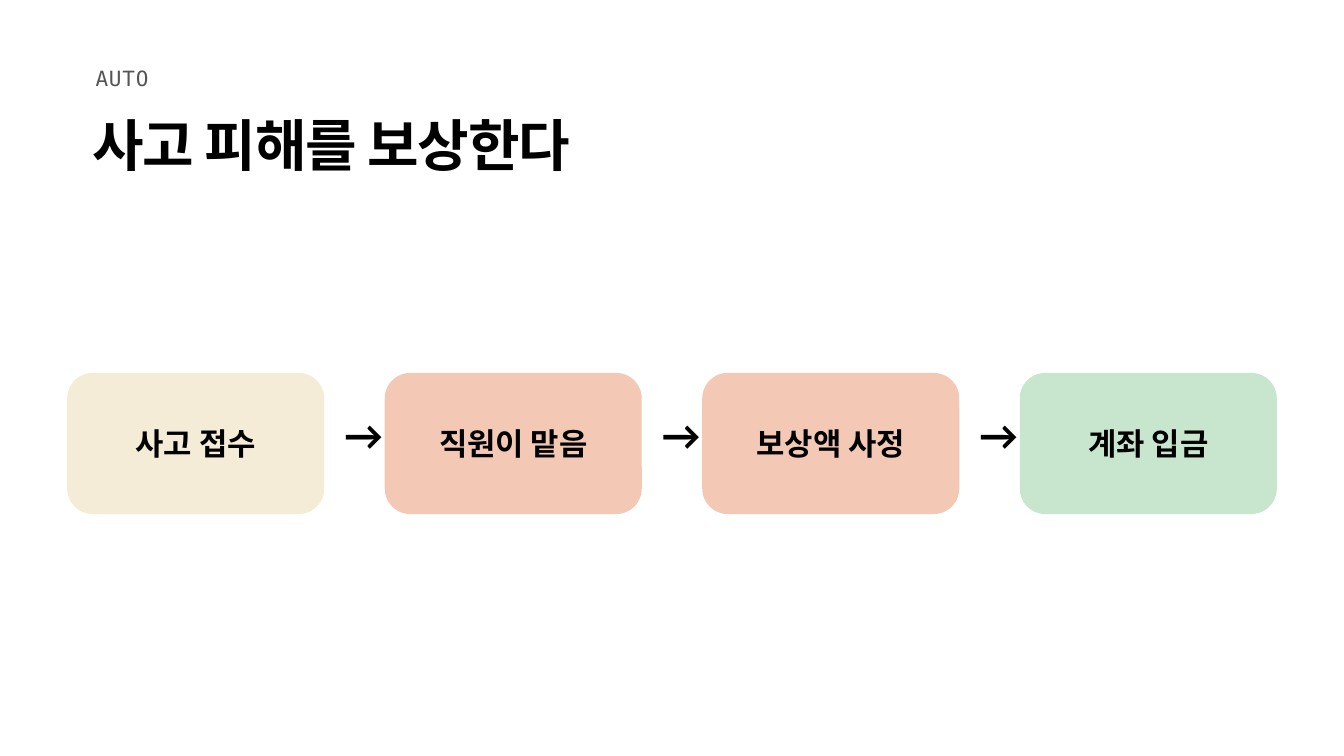
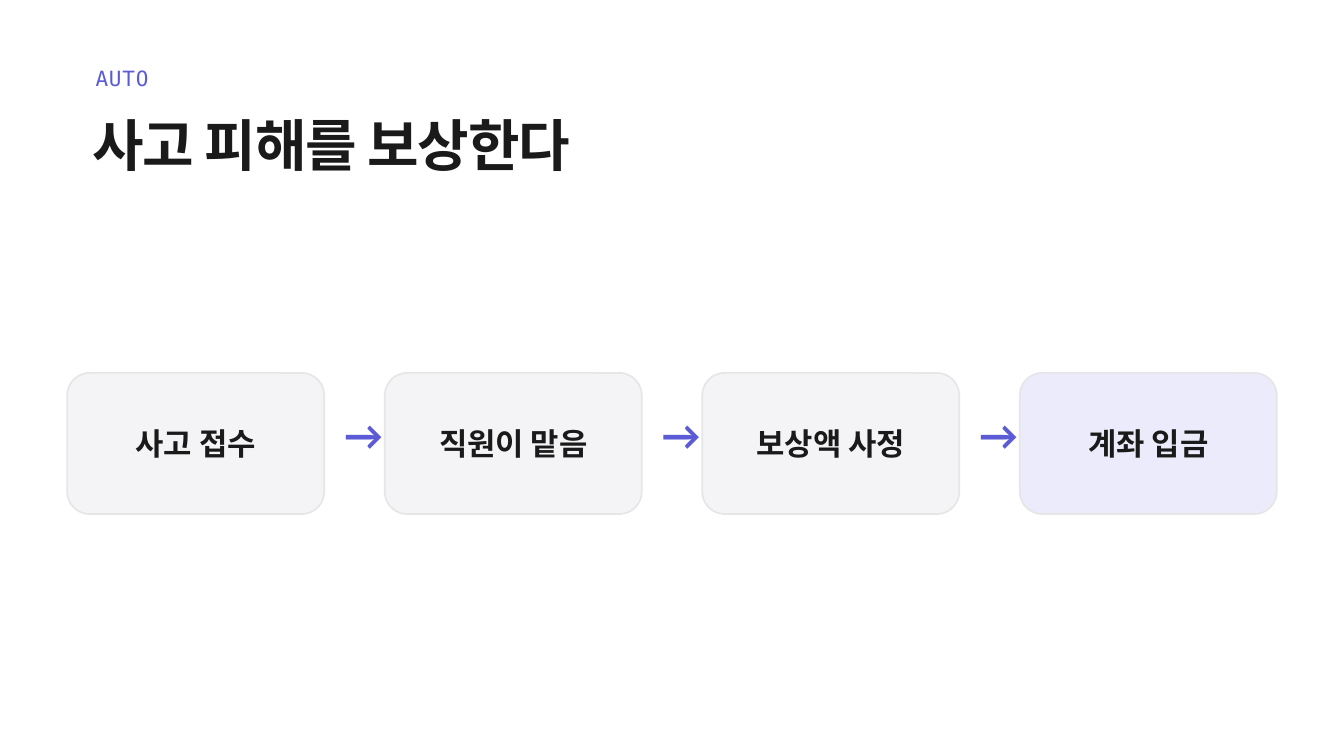
Before and after one commit to heyoonyoon/distributed-programming, a slide deck: slide 5 of docs/presentation/보험발표-figma.pptx. Drawn at 1344x756 pixels with LibreOffice and Linux fonts; fonts in the diff are those of the drawing. Boxes give left, top, right and bottom in pixels: in the first picture for what was removed or moved away, otherwise in the second. Text is boxed around its words. In the diff, an @@ line names an element or a change of style, - is before the commit and + after.

```diff
--- a/docs/presentation/보험발표-figma.pptx
+++ b/docs/presentation/보험발표-figma.pptx
@@ text "AUTO" at box(96, 70, 149, 87): text colour #555555 to #5B5BD6 @@
@@ text "사고 피해를 보상한다" at box(93, 119, 570, 171): text colour #000000 to #1A1A1A @@
@@ rounded rectangle "사고 접수" at box(68, 373, 325, 514): text colour #000000 to #1A1A1A; fill #F4ECD6 to #F4F4F6; outline none to #E6E6E6 1.2 pt; proportions changed @@
@@ rounded rectangle "직원이 맡음" at box(385, 373, 642, 514): text colour #000000 to #1A1A1A; fill #F3C9B6 to #F4F4F6; outline none to #E6E6E6 1.2 pt; proportions changed @@
@@ rounded rectangle "보상액 사정" at box(703, 373, 960, 514): text colour #000000 to #1A1A1A; fill #F3C9B6 to #F4F4F6; outline none to #E6E6E6 1.2 pt; proportions changed @@
@@ rounded rectangle "계좌 입금" at box(1020, 373, 1277, 514): text colour #000000 to #1A1A1A; fill #C8E6CD to #ECEBFB; outline none to #E6E6E6 1.2 pt; proportions changed @@
@@ text colour #000000 to #5B5BD6 in 3 elements at box(329, 398, 399, 469), box(646, 398, 717, 469), box(964, 398, 1034, 469) @@
```
Also in this commit, not shown: 19 other slides changed, 2 other files.
